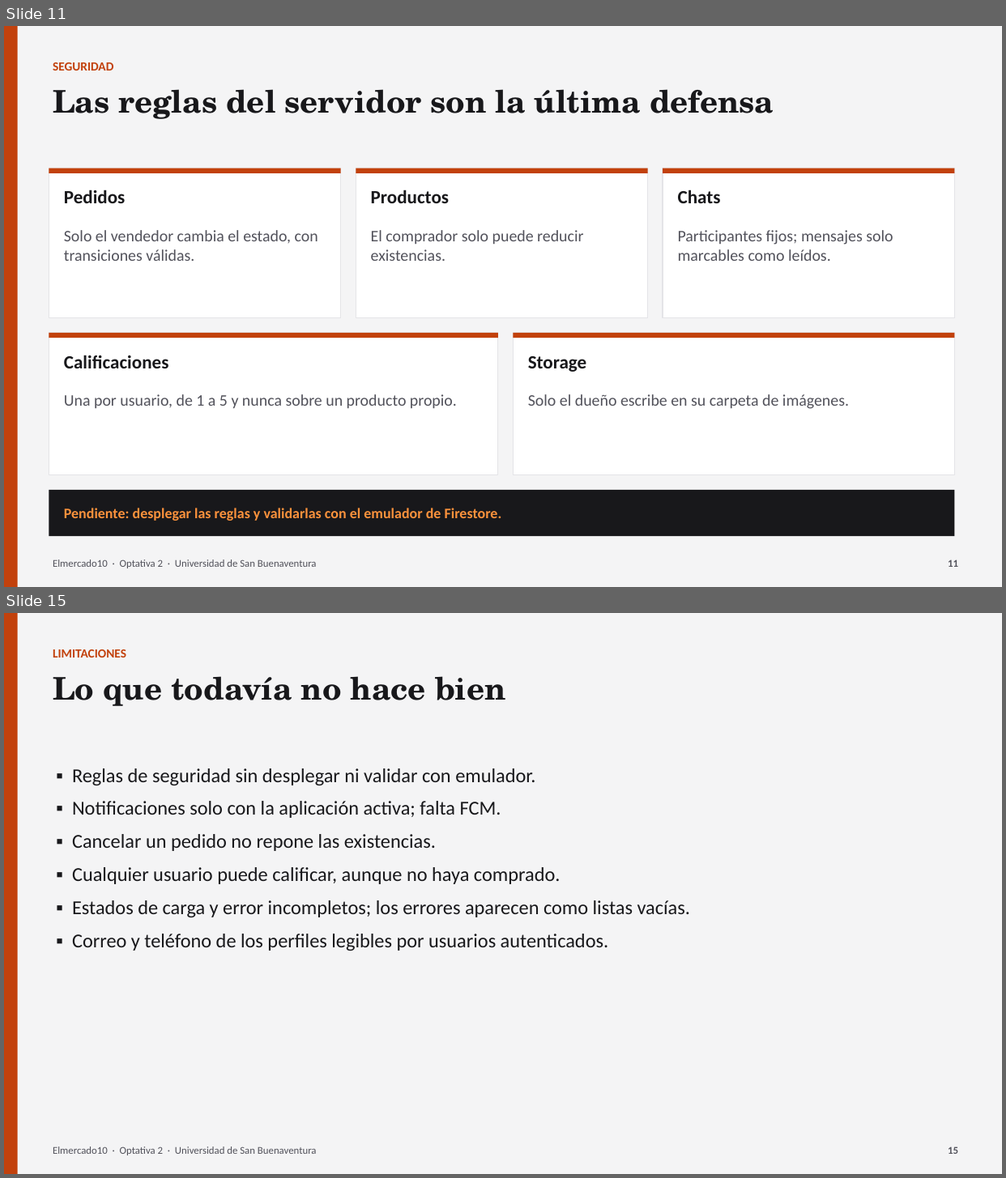
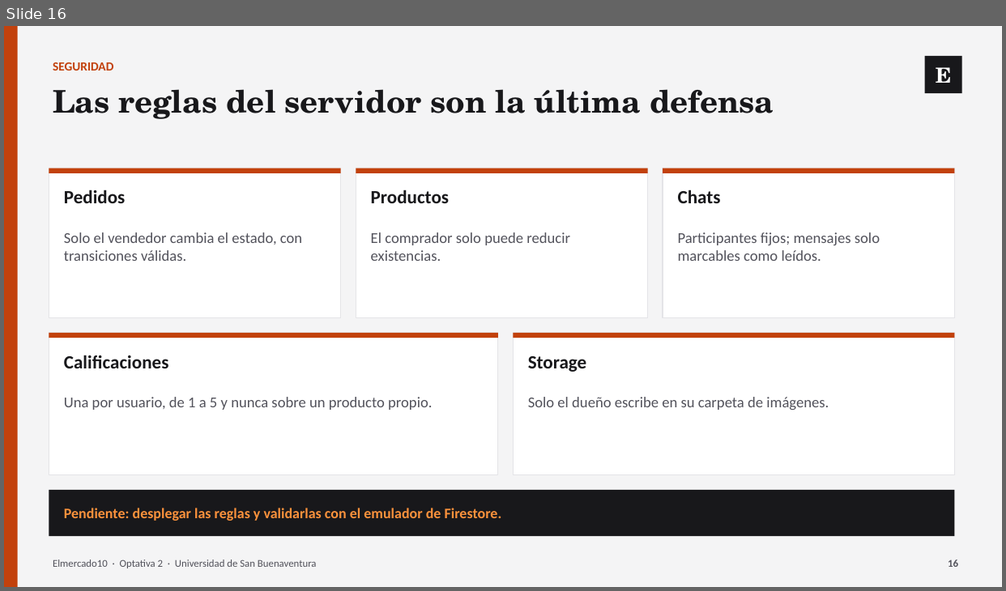
Before and after one commit to JuanXD2201/Elmercado10, a slide deck: DOCUMENTACION_ELMERCADO10/08_PRESENTACION/Presentacion_Elmercado10.pptx. Shown one above the other, each under a label of ours: slides 11 and 15 before the commit, slide 16 after it; the slides between them are not shown. The pictures are 1006x1178 and 1006x591 pixels, drawn with LibreOffice and Linux fonts; fonts in the diff are those of the drawing. Boxes give left, top, right and bottom in pixels: in the first picture for what was removed or moved away, otherwise in the second. Text is boxed around its words. In the diff, an @@ line names an element or a change of style, - is before the commit and + after.

```diff
--- a/DOCUMENTACION_ELMERCADO10/08_PRESENTACION/Presentacion_Elmercado10.pptx
+++ b/DOCUMENTACION_ELMERCADO10/08_PRESENTACION/Presentacion_Elmercado10.pptx
@@ slide 15 removed at (x1=4, y1=613, x2=1002, y2=1174), background #F4F4F5 @@
@@ rectangle removed at (x1=4, y1=613, x2=18, y2=1174) @@
@@ text removed at (x1=53, y1=649, x2=126, y2=658) @@
-LIMITACIONES
@@ text removed at (x1=53, y1=676, x2=506, y2=706) @@
-Lo que todavía no hace bien
@@ text removed at (x1=72, y1=769, x2=690, y2=951) @@
-▪ Reglas de seguridad sin desplegar ni validar con emulador.
-▪ Notificaciones solo con la aplicación activa; falta FCM.
-▪ Cancelar un pedido no repone las existencias.
-▪ Cualquier usuario puede calificar, aunque no haya comprado.
-▪ Estados de carga y error incompletos; los errores aparecen como listas vacías.
-▪ Correo y teléfono de los perfiles legibles por usuarios autenticados.
@@ text removed at (x1=53, y1=1147, x2=317, y2=1156) @@
-Elmercado10 · Optativa 2 · Universidad de San Buenaventura
@@ text removed at (x1=948, y1=1147, x2=958, y2=1154) @@
-15
@@ what was slide 11 is now slide 16 @@
@@ slide 16 changed as well @@
@@ rectangle added at (x1=925, y1=56, x2=962, y2=93), fill #18181B, 20 pt, text #FFFFFF, bold @@
+E
@@ size 15.5 to 14.5 pt in 5 elements at (x1=64, y1=397, x2=432, y2=410), (x1=528, y1=397, x2=829, y2=410), (x1=64, y1=233, x2=302, y2=261), (x1=371, y1=233, x2=570, y2=261), (x1=678, y1=233, x2=880, y2=261) @@
@@ text at (x1=948, y1=560, x2=958, y2=567): text changed @@
-11
+16
```
Also in this commit, not shown: 14 other slides changed, 8 slides added, 2 other slides removed, 41 other files.
